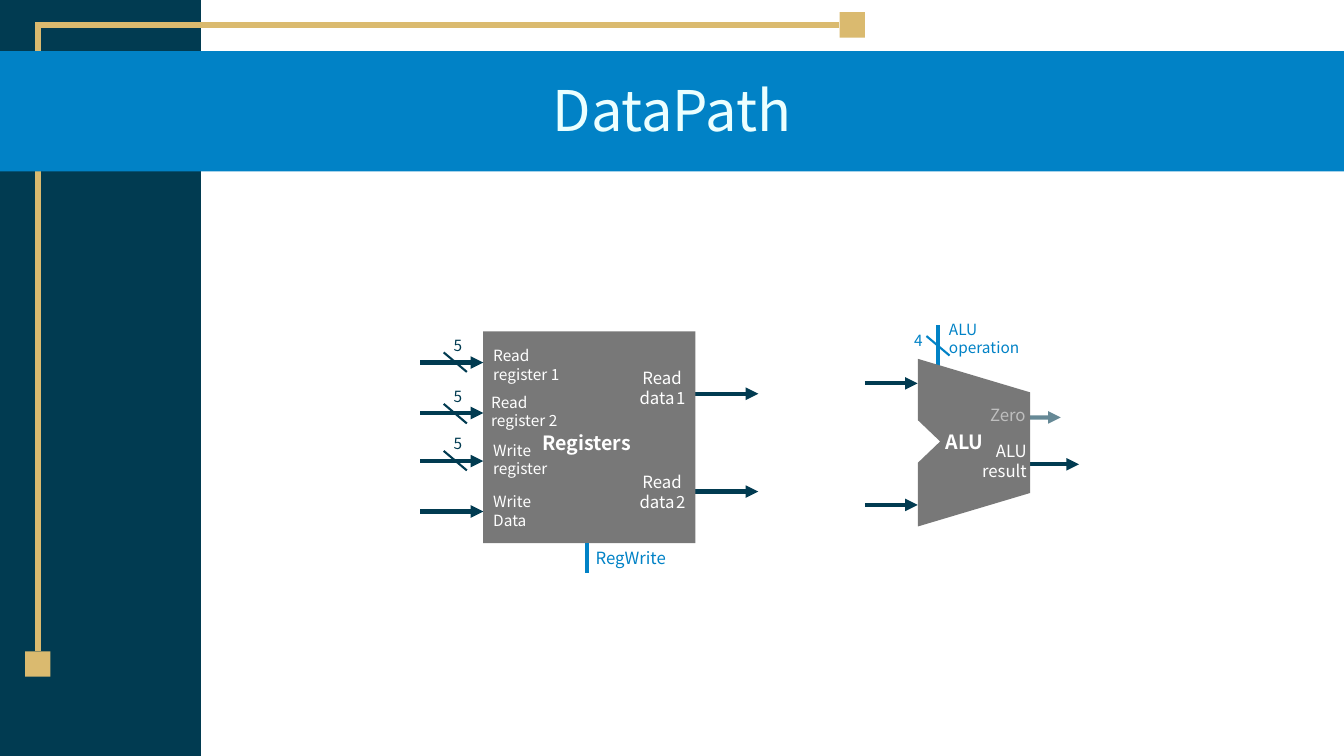
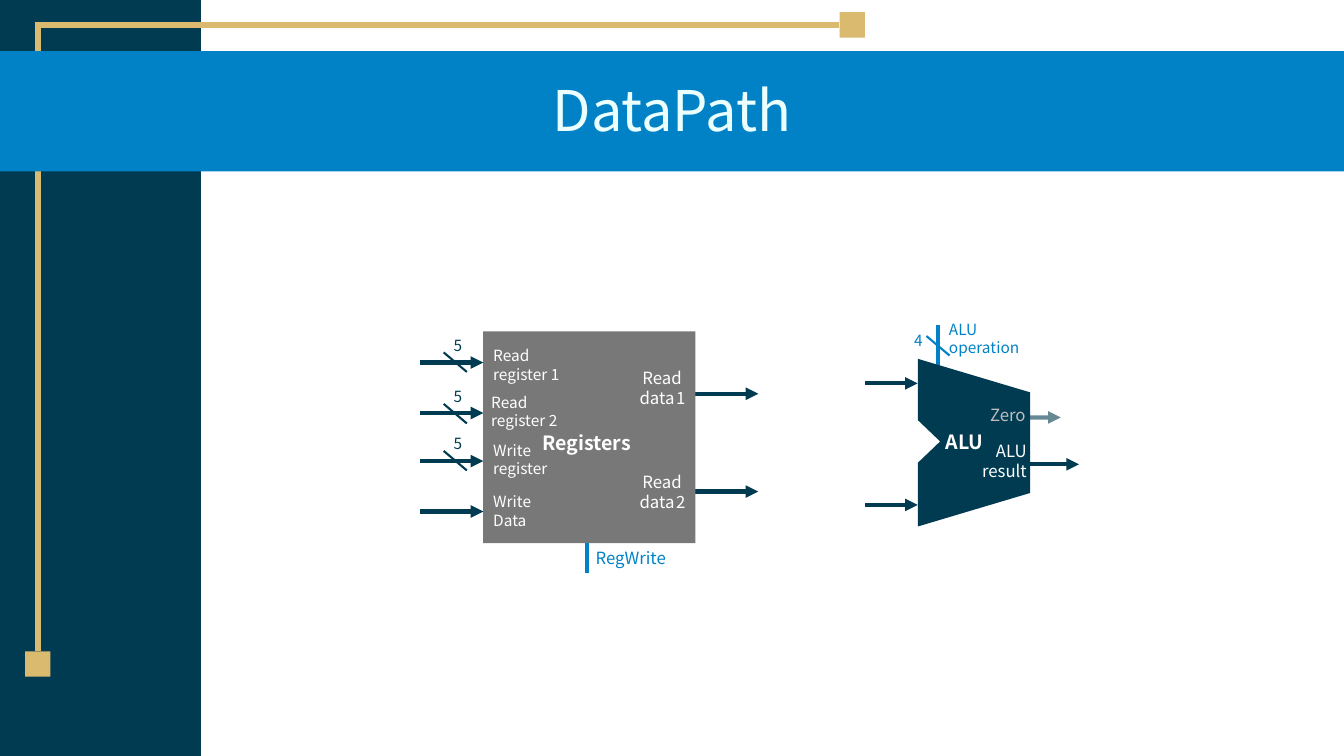
Before and after one commit to TikaWorld/EZ-Study, a slide deck: slide 5 of ComputerOrganization/Chapter4.pptx. Drawn at 1344x756 pixels with LibreOffice and Linux fonts; fonts in the diff are those of the drawing. Boxes give left, top, right and bottom in pixels: in the first picture for what was removed or moved away, otherwise in the second. Text is boxed around its words. In the diff, an @@ line names an element or a change of style, - is before the commit and + after.

```diff
--- a/ComputerOrganization/Chapter4.pptx
+++ b/ComputerOrganization/Chapter4.pptx
@@ freeform shape at [918,358,1030,526]: fill #787878 to #013B51 @@
```
Also in this commit, not shown: 2 other slides changed, 1 slide added.
